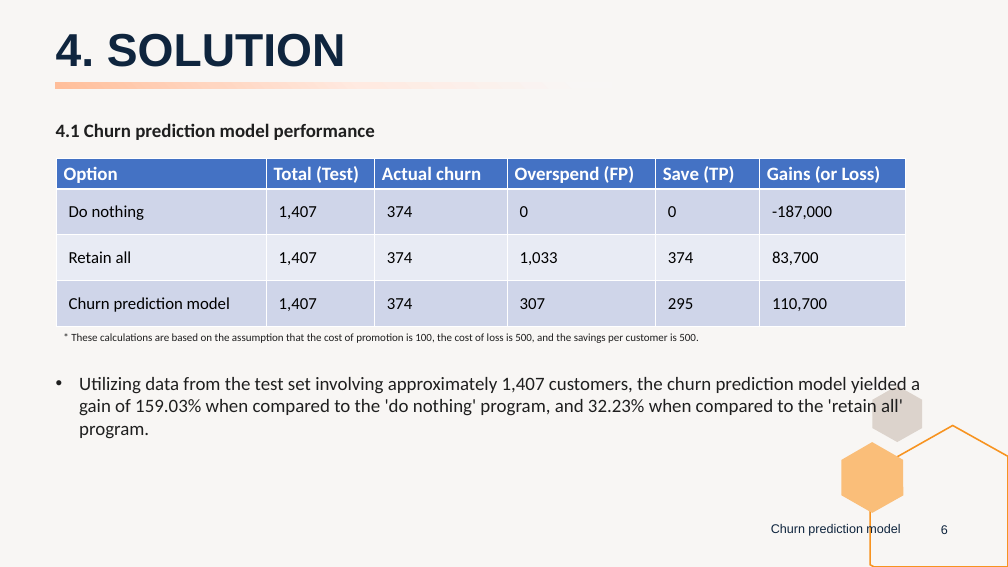
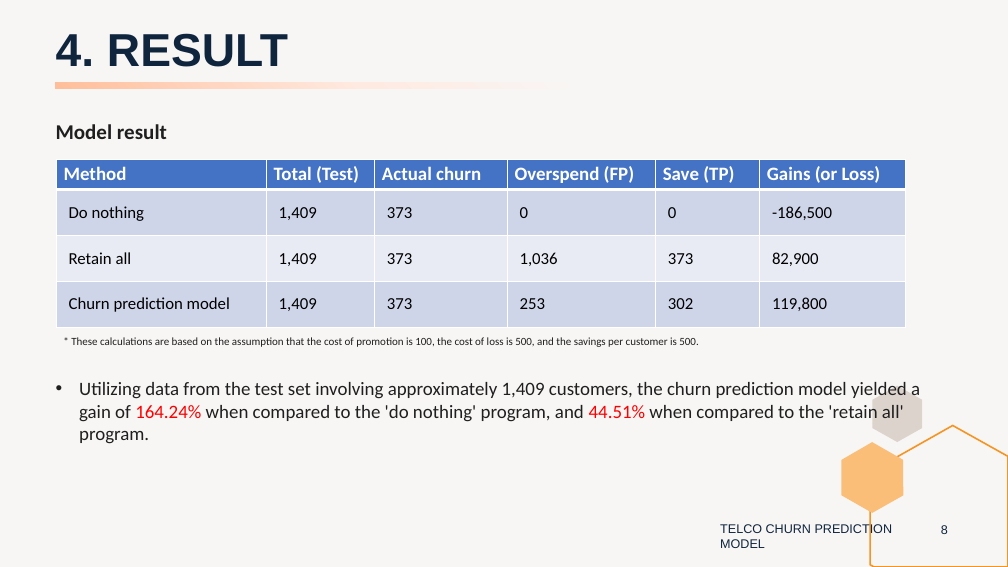
Before and after one commit to peerapat-t/telco_churn_prediction_model, a slide deck: slide 8 of Telco churn prediction model presentation.pptx (slide 6 before the commit). Drawn at 1008x567 pixels with LibreOffice and Linux fonts; fonts in the diff are those of the drawing. Boxes give left, top, right and bottom in pixels: in the first picture for what was removed or moved away, otherwise in the second. Text is boxed around its words. In the diff, an @@ line names an element or a change of style, - is before the commit and + after.

Commit message:
Add files via upload
update slide, improve model performance by add more iteration during randomized search

```diff
--- a/Telco churn prediction model presentation.pptx
+++ b/Telco churn prediction model presentation.pptx
@@ title at bbox=[56, 33, 288, 67]: text changed @@
-4. SOLUTION
+4. RESULT
@@ text at bbox=[56, 124, 167, 139]: text changed; size 18 to 20 pt @@
-4.1 Churn prediction model performance
+Model result
@@ table at bbox=[56, 160, 905, 326] @@
-row 1, column 1: Option
+row 1, column 1: Method
-row 2: Do nothing | 1,407 | 374 | 0 | 0 | -187,000
+row 2: Do nothing | 1,409 | 373 | 0 | 0 | -186,500
-row 3: Retain all | 1,407 | 374 | 1,033 | 374 | 83,700
+row 3: Retain all | 1,409 | 373 | 1,036 | 373 | 82,900
-row 4: Churn prediction model | 1,407 | 374 | 307 | 295 | 110,700
+row 4: Churn prediction model | 1,409 | 373 | 253 | 302 | 119,800
@@ text "* These calculations are based ...": place and size @@
-text "* These calculations are based ..." at bbox=[71, 333, 698, 343]
+text "* These calculations are based ..." at bbox=[71, 337, 698, 347]
@@ text at bbox=[79, 382, 920, 444]: text changed @@
-• Utilizing data from the test set involving approximately 1,407 customers, the churn prediction model yielded a gain of 159.03% when compared to the 'do nothing' program, and 32.23% when compared to the 'retain all' program.
+• Utilizing data from the test set involving approximately 1,409 customers, the churn prediction model yielded a gain of 164.24% when compared to the 'do nothing' program, and 44.51% when compared to the 'retain all' program.
@@ text at bbox=[720, 523, 893, 548]: text changed @@
-Churn prediction model
+TELCO CHURN PREDICTION MODEL
@@ page number at bbox=[941, 525, 948, 534]: text changed @@
-6
+8
```
Also in this commit, not shown: 13 other slides changed, 7 slides added, 4 slides removed, 2 other files.
